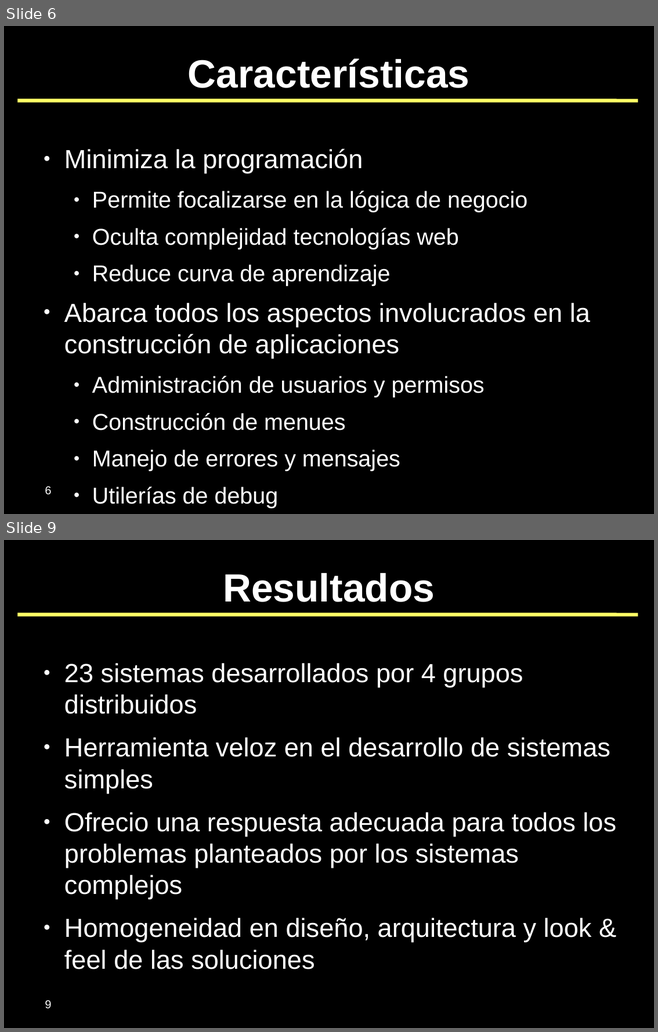
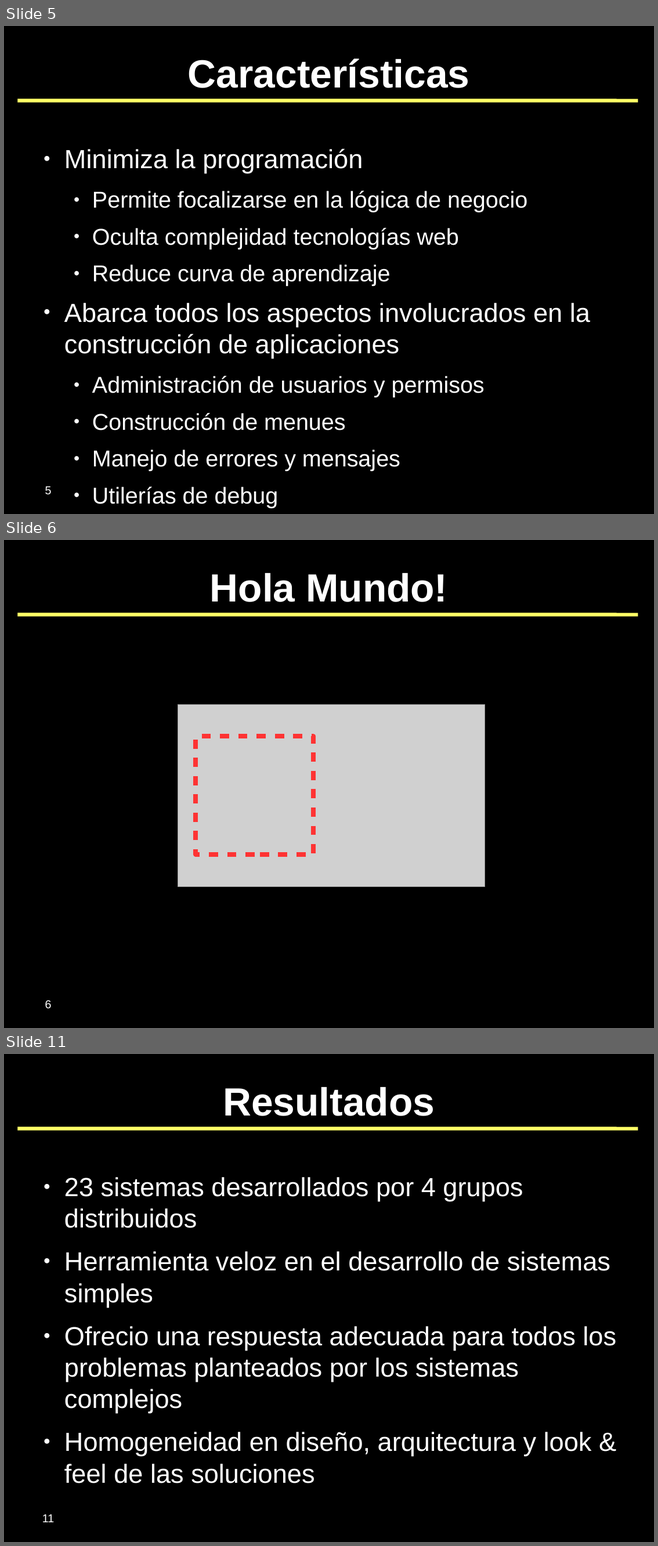
Before and after one commit to SIU-Toba/framework, a slide deck: doc/presentaciones/2007 - JAIIO - SIE.odp. Shown one above the other, each under a label of ours: slides 6 and 9 before the commit, slides 5, 6 and 11 after it; the slides between them are not shown. The pictures are 658x1032 and 658x1546 pixels, drawn with LibreOffice and Linux fonts; fonts in the diff are those of the drawing; grey boxes stand for pictures; background and template pictures are left out. Boxes give left, top, right and bottom in pixels: in the first picture for what was removed or moved away, otherwise in the second. Text is boxed around its words. In the diff, an @@ line names an element or a change of style, - is before the commit and + after.

```diff
--- a/doc/presentaciones/2007 - JAIIO - SIE.odp
+++ b/doc/presentaciones/2007 - JAIIO - SIE.odp
@@ slide 6 added at (x1=4, y1=540, x2=654, y2=1028), background #000000; not listed: 1 template element that a slide beside it also shows @@
@@ title added at (x1=210, y1=573, x2=447, y2=602), 48 pt, text #FFFFFF, bold @@
+Hola Mundo!
@@ picture added at (x1=178, y1=705, x2=485, y2=886) @@
@@ rectangle added at (x1=195, y1=736, x2=314, y2=854), outline #FF3333 5.67 pt @@
@@ page number added at (x1=45, y1=1000, x2=52, y2=1009), 14 pt, text #FFFFFF @@
+6
@@ what was slide 6 is now slide 5 @@
@@ page number at (x1=45, y1=486, x2=52, y2=495): text changed @@
-6
+5
@@ what was slide 9 is now slide 11 @@
@@ page number at (x1=42, y1=1514, x2=54, y2=1522): text changed @@
-9
+11
```
Also in this commit, not shown: 2 slides changed, 4 other slides added, 3 slides removed.
